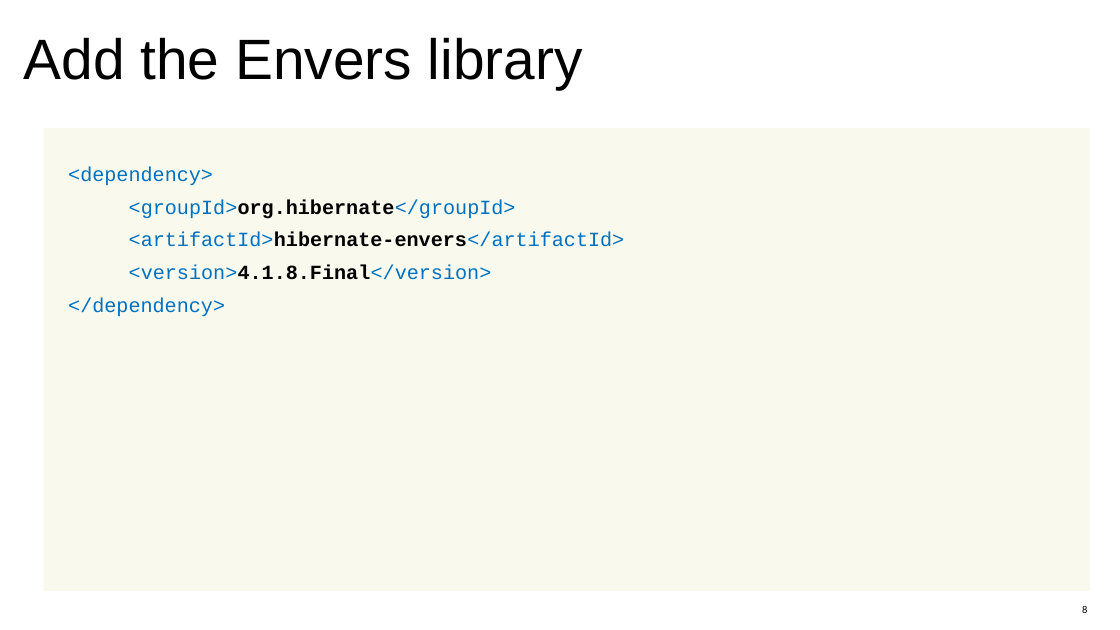
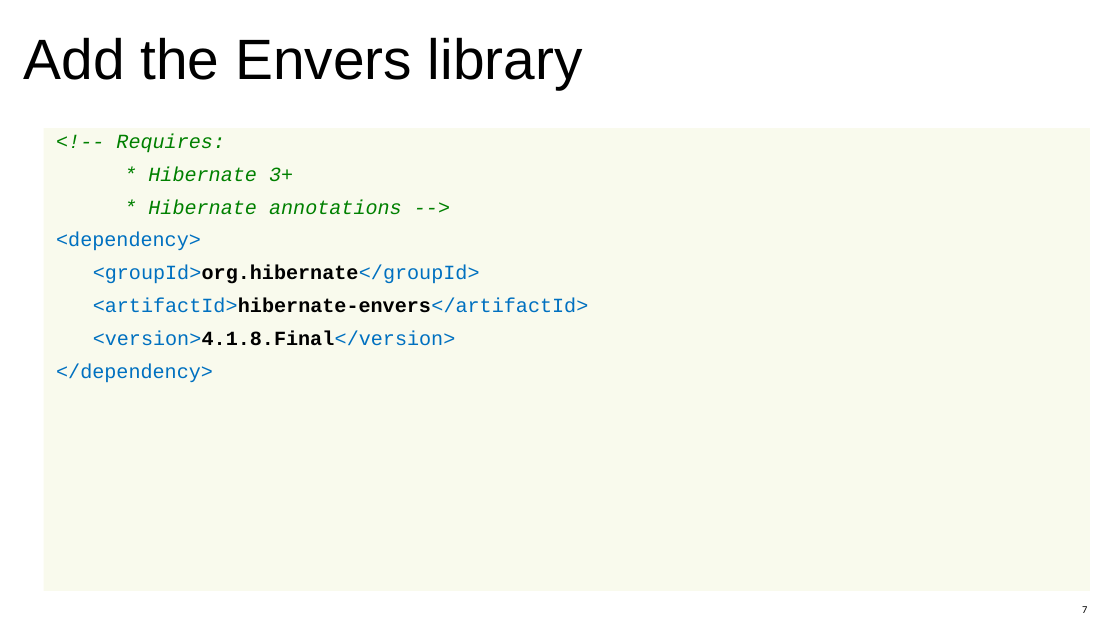
Before and after one commit to linsolas/devoxx-envers, a slide deck: slide 7 of Devoxx 2012 - Hibernate Envers.pptx (slide 8 before the commit). Drawn at 1120x630 pixels with LibreOffice and Linux fonts; fonts in the diff are those of the drawing; background and template pictures are left out. Boxes give left, top, right and bottom in pixels: in the first picture for what was removed or moved away, otherwise in the second. Text is boxed around its words. In the diff, an @@ line names an element or a change of style, - is before the commit and + after.

```diff
--- a/Devoxx 2012 - Hibernate Envers.pptx
+++ b/Devoxx 2012 - Hibernate Envers.pptx
@@ text at [116,134,402,215]: paragraphs added @@
+<!-- Requires:
+* Hibernate 3+
+* Hibernate annotations -->
@@ page number at [1082,606,1087,613]: text changed @@
-8
+7
```
Also in this commit, not shown: 2 other slides changed, 1 slide added, 1 slide removed.
